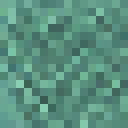
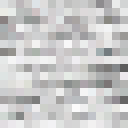
Before/after of a 128px x 128px layered artwork. What changed in the layer stack:
painted on "Группа 1" over [left=0, top=0, right=128, bottom=128]
